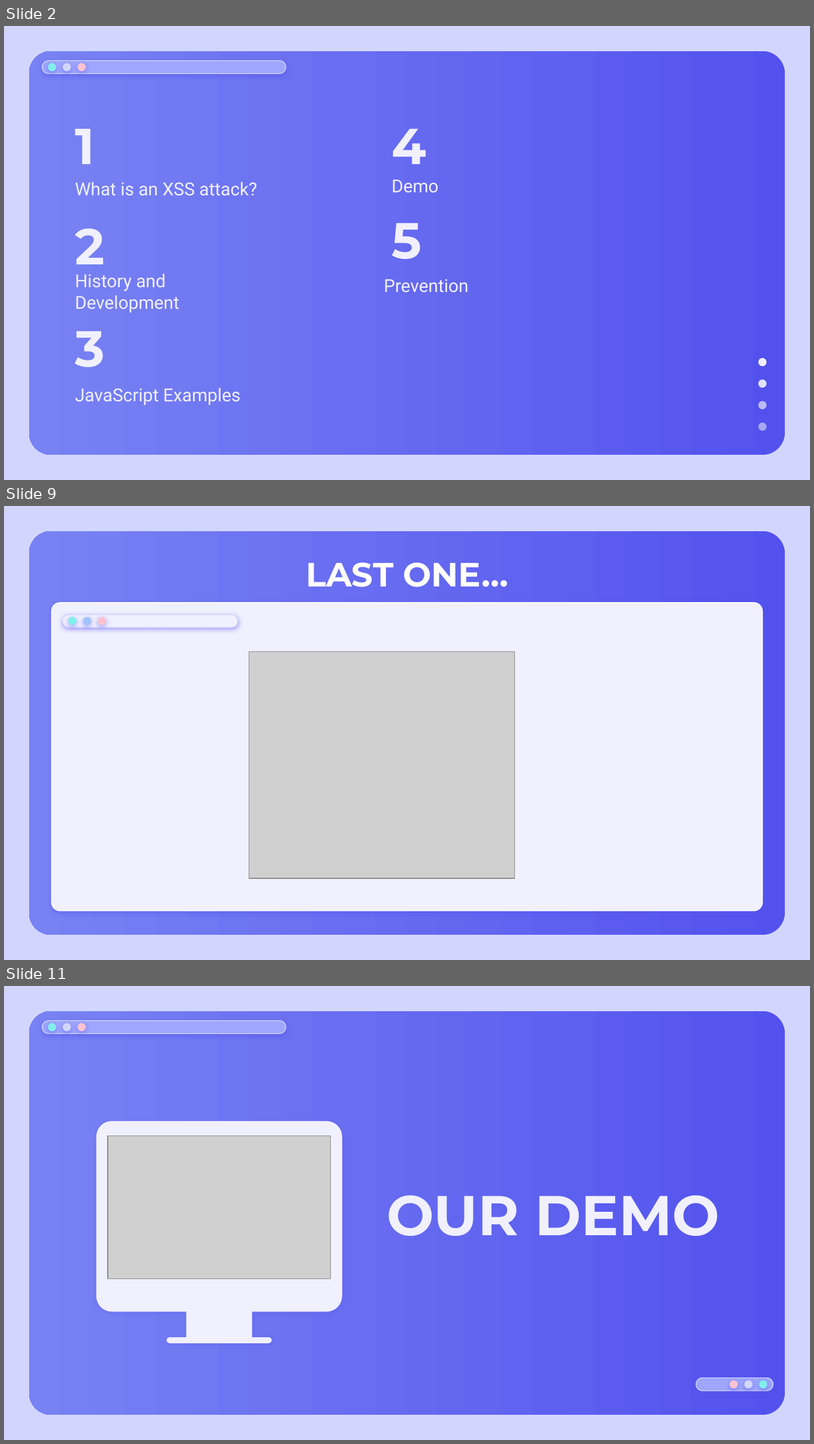
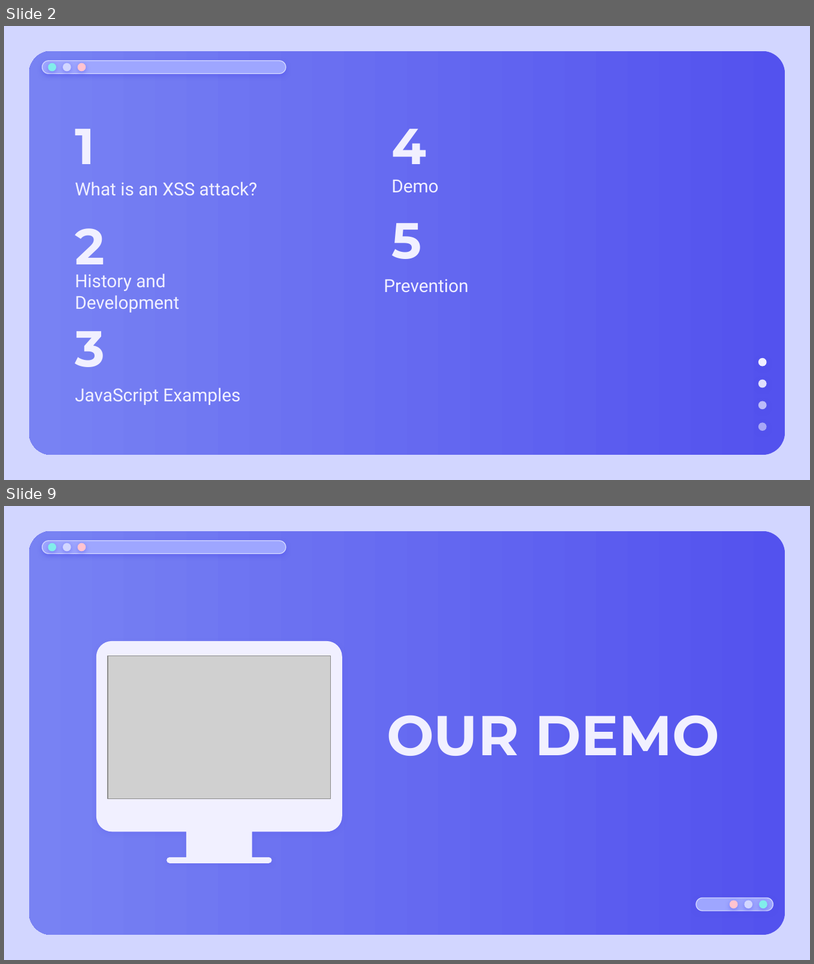
Before and after one commit to kszeto20/CyberFinalProject, a slide deck: Presentation/CyberXSSPresentation.pptx. Shown one above the other, each under a label of ours: slides 2, 9 and 11 before the commit, slides 2 and 9 after it; the slides between them are not shown. The pictures are 814x1444 and 814x964 pixels, drawn with LibreOffice and Linux fonts; fonts in the diff are those of the drawing; grey boxes stand for pictures. Boxes give left, top, right and bottom in pixels: in the first picture for what was removed or moved away, otherwise in the second. Text is boxed around its words. In the diff, an @@ line names an element or a change of style, - is before the commit and + after.

```diff
--- a/Presentation/CyberXSSPresentation.pptx
+++ b/Presentation/CyberXSSPresentation.pptx
@@ slide 9 removed at (4, 506, 810, 960), background #D2D6FF; not listed: 1 template element that a slide beside it also shows @@
@@ title removed at (306, 562, 508, 587) @@
-LAST ONE…
@@ rounded rectangle removed at (51, 603, 763, 911) @@
@@ group removed at (63, 614, 239, 627): 3 ellipses, 1 rounded rectangle @@
@@ picture removed at (249, 651, 515, 878) @@
@@ what was slide 11 is now slide 9 @@
```
Also in this commit, not shown: 6 slides changed, 3 slides added, 5 other slides removed, 1 other file.
